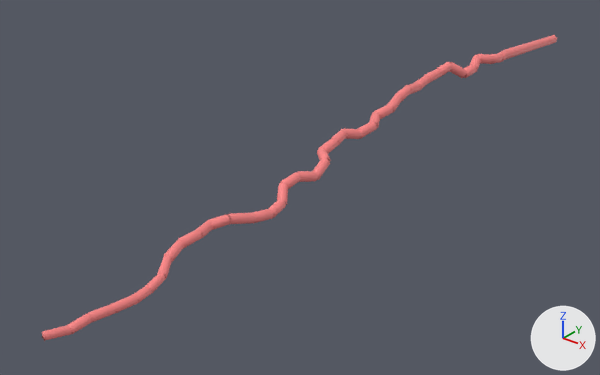
An edit to the glTF model public/data/plots/sample/media/qsm/241.glb, drawn before and after from the same camera.
One viewpoint serves both versions: a camera (50 mm lens) standing at (4.39, -6.79, -6.87) and looking at (1.92, -3.7, -8.79). The axes (+X, +Y, +Z) are drawn at lower right. The lights are the same throughout. The older version comes first. Vertices at exactly the same position are counted once.

Before the edit, the objects in view are built like this:
```python
me_mesh_0 = bpy.data.meshes.new('Mesh_0')
me_mesh_0.from_pydata(...)  # 495 vertices, 912 faces; spans x 2.02..2.26, y -5.44..-1.28, z -8.69..-8.36
me_mesh_0.materials.append(mat_defaultmaterial)
ob_mesh_0 = bpy.data.objects.new('Mesh_0', me_mesh_0)
ob_mesh_0.location = (0.0, 0.0, 0.0)
```
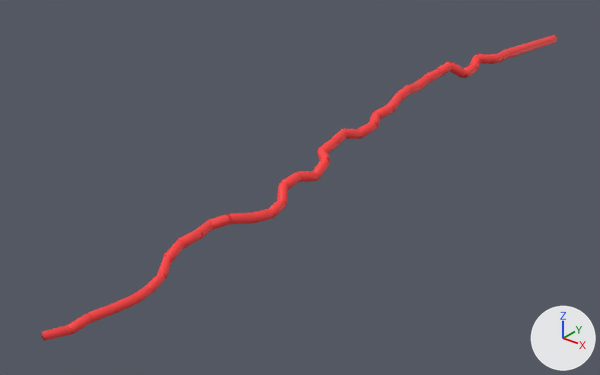
The change, as a list of edits to the scene's bpy script:
```text
Change me_mesh_0:
    where me_mesh_0.from_pydata(...)  # 495 vertices, 912 faces; spans x 2.02..2.26, y -5.44..-1.28, z -8.69..-8.36
    used by ob_mesh_0; location = (0.0, 0.0, 0.0)
    me_mesh_0 part 1: 912 faces centred in x 2.03..2.25, y -5.44..-1.28, z -8.69..-8.38 are repainted in the vertex colours; the middle colour goes from pink #ff8888 to red #ff3f3f
```

Location of each change, [x1, y1, x2, y2] in pixels of the pictures (600 x 375 px):
part 1 of me_mesh_0, recoloured
    both: [42, 35, 557, 341]
